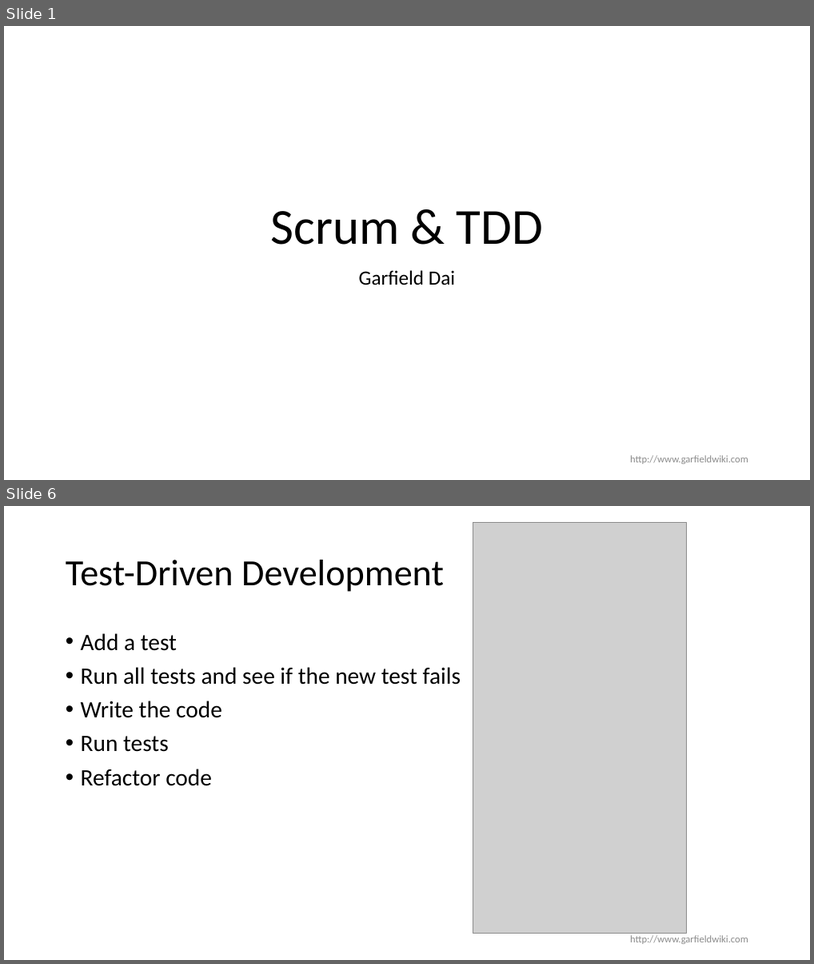
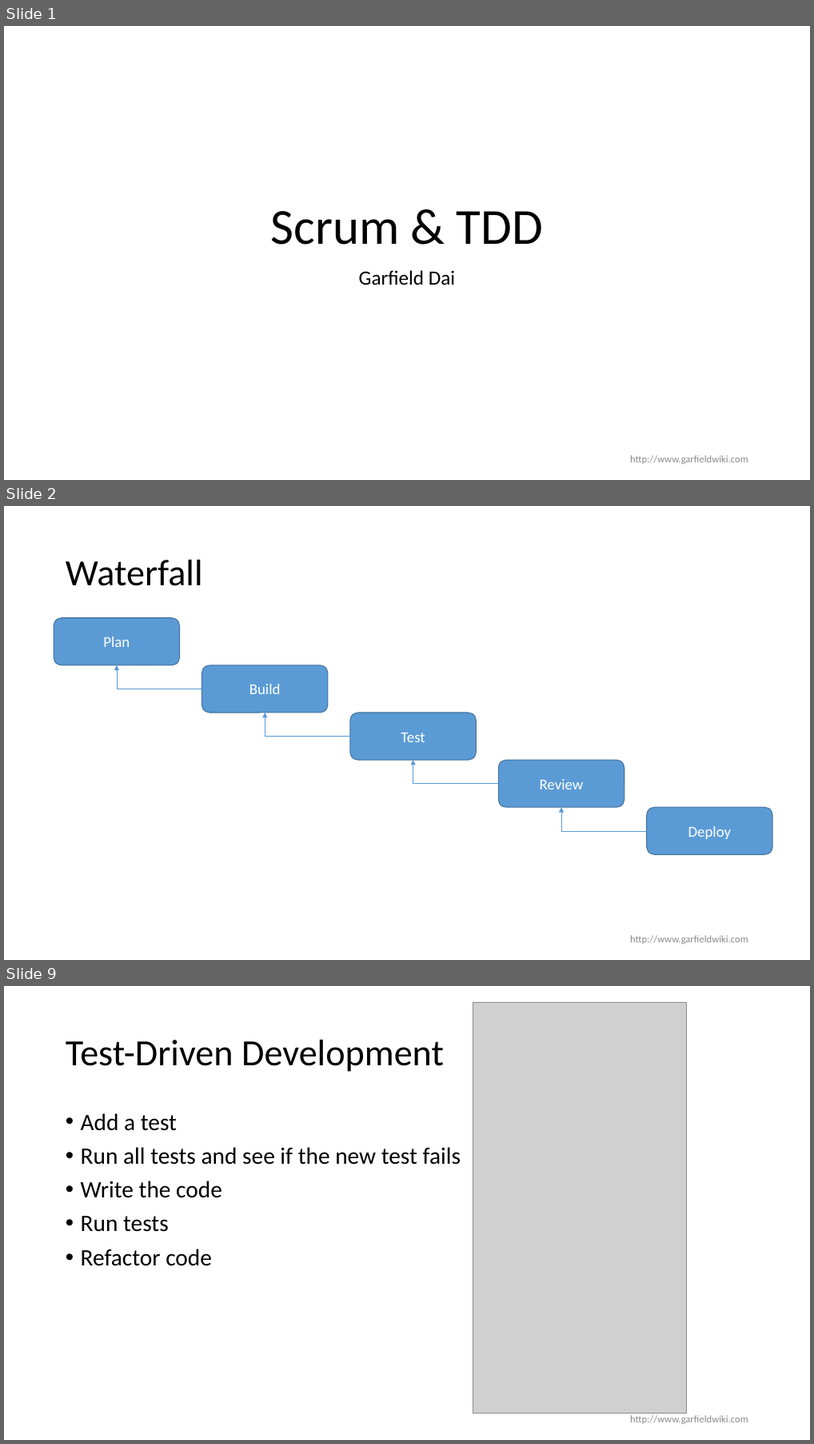
Before and after one commit to GarfieldDai/presentation, a slide deck: agile/SCRUM-TDD.pptx. Shown one above the other, each under a label of ours: slides 1 and 6 before the commit, slides 1, 2 and 9 after it; the slides between them are not shown. The pictures are 814x964 and 814x1444 pixels, drawn with LibreOffice and Linux fonts; fonts in the diff are those of the drawing; grey boxes stand for pictures; background and template pictures are left out. Boxes give left, top, right and bottom in pixels: in the first picture for what was removed or moved away, otherwise in the second. Text is boxed around its words. In the diff, an @@ line names an element or a change of style, - is before the commit and + after.

```diff
--- a/agile/SCRUM-TDD.pptx
+++ b/agile/SCRUM-TDD.pptx
@@ slide 2 added at (4, 506, 810, 960), background #FFFFFF @@
@@ title added at (66, 560, 203, 586), 44 pt, text #000000 @@
+Waterfall
@@ rounded rectangle added at (54, 618, 179, 665), fill #5B9BD5, outline #43739E 1 pt, 18 pt, text #FFFFFF @@
+Plan
@@ elbow arrow added from (202, 688) to (117, 665), #5B9BD5 0.5 pt @@
@@ rounded rectangle added at (202, 665, 328, 712), fill #5B9BD5, outline #43739E 1 pt, 18 pt, text #FFFFFF @@
+Build
@@ elbow arrow added from (350, 736) to (266, 712), #5B9BD5 0.5 pt @@
@@ rounded rectangle added at (350, 712, 477, 760), fill #5B9BD5, outline #43739E 1 pt, 18 pt, text #FFFFFF @@
+Test
@@ elbow arrow added from (499, 784) to (414, 760), #5B9BD5 0.5 pt @@
@@ rounded rectangle added at (499, 760, 625, 807), fill #5B9BD5, outline #43739E 1 pt, 18 pt, text #FFFFFF @@
+Review
@@ elbow arrow added from (647, 831) to (562, 808), #5B9BD5 0.5 pt @@
@@ rounded rectangle added at (647, 808, 773, 855), fill #5B9BD5, outline #43739E 1 pt, 18 pt, text #FFFFFF @@
+Deploy
@@ text added at (630, 935, 749, 944), 12 pt, text #8C8C8C @@
+http://www.garfieldwiki.com
@@ what was slide 6 is now slide 9 @@
```
Also in this commit, not shown: 4 slides changed, 2 other slides added, 1 slide removed.
